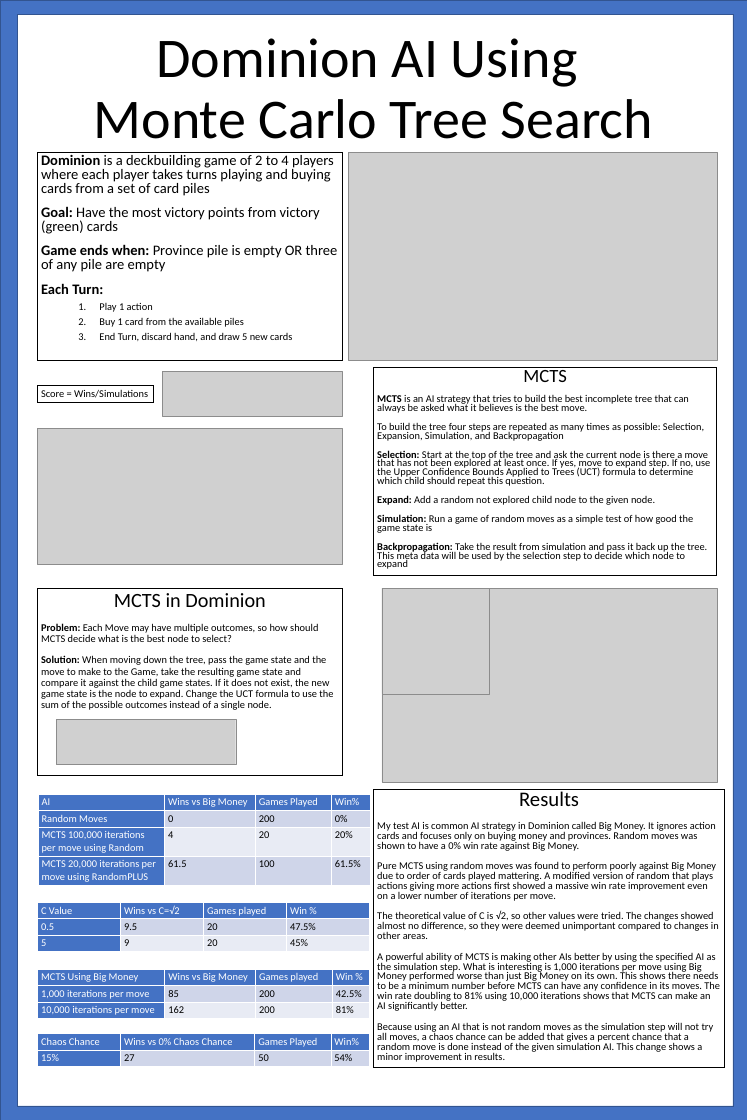
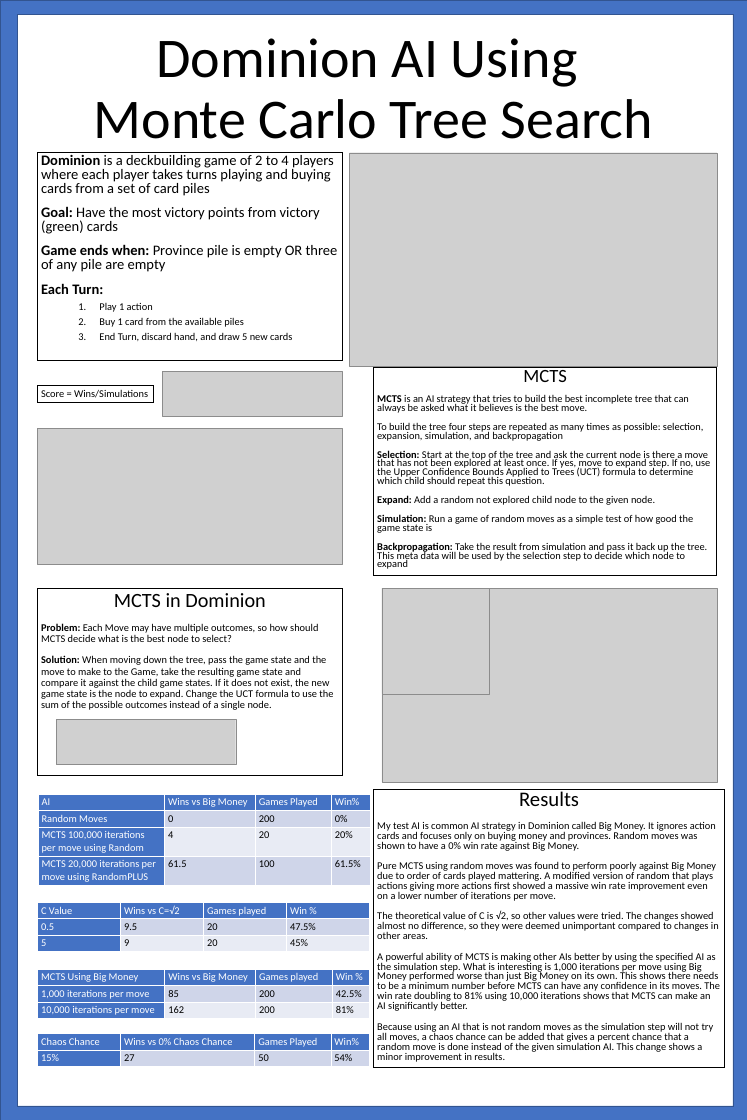
Before and after one commit to JSarasua/Guildhall, a slide deck: slide 1 of Thesis/ThesisPoster.pptx. Drawn at 747x1120 pixels with LibreOffice and Linux fonts; fonts in the diff are those of the drawing; grey boxes stand for pictures. Boxes give left, top, right and bottom in pixels: in the first picture for what was removed or moved away, otherwise in the second. Text is boxed around its words. In the diff, an @@ line names an element or a change of style, - is before the commit and + after.

```diff
--- a/Thesis/ThesisPoster.pptx
+++ b/Thesis/ThesisPoster.pptx
@@ picture: place and size @@
-picture at [348, 152, 717, 361]
+picture at [350, 153, 717, 366]
@@ text in rectangle at [377, 422, 703, 441]: text changed @@
-To build the tree four steps are repeated as many times as possible: Selection, Expansion, Simulation, and Backpropagation
+To build the tree four steps are repeated as many times as possible: selection, expansion, simulation, and backpropagation
```
Also in this commit, not shown: 2 other files.
